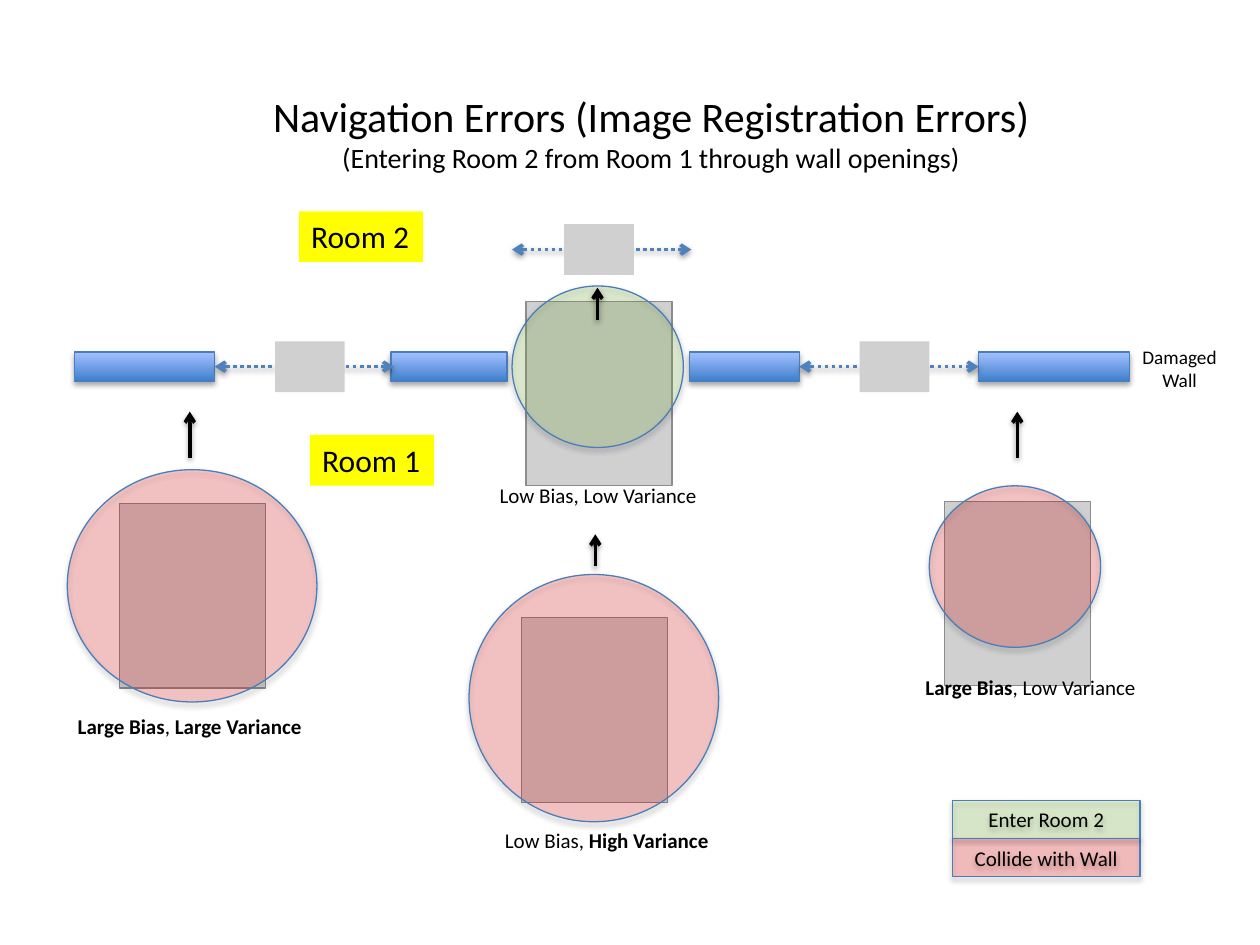
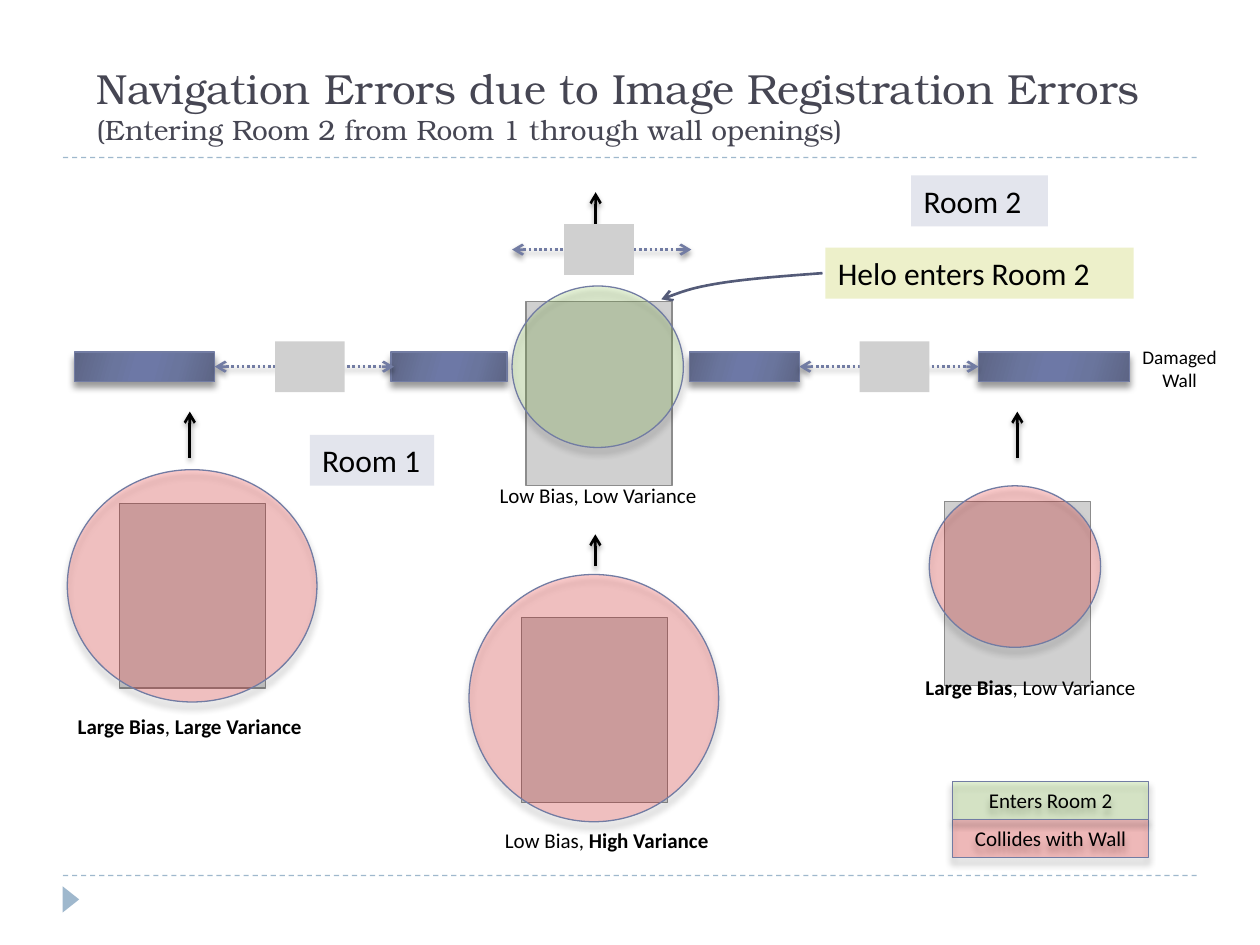
Before and after one commit to josh-gleason/CS679, a slide deck: slide 7 of Presentation/CS679Presentation2.pptx. Drawn at 1260x945 pixels with LibreOffice and Linux fonts; fonts in the diff are those of the drawing; grey boxes stand for pictures. Boxes give left, top, right and bottom in pixels: in the first picture for what was removed or moved away, otherwise in the second. Text is boxed around its words. In the diff, an @@ line names an element or a change of style, - is before the commit and + after.

```diff
--- a/Presentation/CS679Presentation2.pptx
+++ b/Presentation/CS679Presentation2.pptx
@@ title "Navigation Errors due to Image ..." at [97,74,1140,146]: vertical alignment middle to bottom @@
@@ title at [97,74,1140,146]: text changed; size 16 to 24 pt; font Calibri to TeX Gyre Bonum; text colour #000000 to #464653 @@
-Navigation Errors (Image Registration Errors)
-(Entering Room 2 from Room 1 through wall openings)
+Navigation Errors due to Image Registration Errors
+(Entering Room 2 from Room 1 through wall openings)
@@ line added from (63, 158) to (1197, 158), #9FB8CD 0.75 pt dashed @@
@@ rectangle "Room 2" at [911,175,1048,226]: fill #FFFF00 to #E3E5ED @@
@@ rectangle "Room 2": place and size @@
-rectangle "Room 2" at [299,212,423,262]
+rectangle "Room 2" at [911,175,1048,226]
@@ arrow moved from (597, 320) - (597, 287) to (596, 224) - (596, 193) @@
@@ arrow (596, 224) - (596, 193): stroke #000000 2 pt to #000000 1.5 pt @@
@@ double arrow (512, 249) - (692, 249): stroke #4F81BD 2 pt dashed to #727CA3 1.5 pt dashed @@
@@ rectangle added at [825,248,1134,299], fill #EDF0CA, 18 pt, text #000000 @@
+Helo enters Room 2
@@ freeform shape added at [662,273,823,300], outline #545C79 1.5 pt @@
@@ fill gradient #3F80CE to #A4C4FF to gradient #5D6585 to #6B759E to #6E79A7; outline #4B7EBC 0.75 pt to #727CA3 0.75 pt; shadow changed in 4 elements at [391,352,507,381], [689,352,799,381], [979,352,1130,381], [74,352,214,381] @@
@@ double arrow (214, 367) - (394, 367): stroke #4F81BD 2 pt dashed to #727CA3 1.5 pt dashed @@
@@ double arrow (799, 367) - (979, 367): stroke #4F81BD 2 pt dashed to #727CA3 1.5 pt dashed @@
@@ arrow (190, 457) - (190, 412): stroke #000000 2 pt to #000000 1.5 pt @@
@@ arrow (1017, 457) - (1017, 412): stroke #000000 2 pt to #000000 1.5 pt @@
@@ rectangle "Room 1" at [310,435,435,485]: fill #FFFF00 to #E3E5ED @@
@@ outline #4B7EBC 0.75 pt to #727CA3 0.75 pt; shadow changed in 6 elements at [953,781,1149,819], [953,819,1149,857], [512,286,683,447], [930,486,1101,648], [469,575,718,822], [67,470,316,702] @@
@@ arrow (596, 566) - (596, 534): stroke #000000 2 pt to #000000 1.5 pt @@
@@ rectangle "Enters Room 2": place and size @@
-rectangle "Enters Room 2" at [953,800,1140,838]
+rectangle "Enters Room 2" at [953,781,1149,819]
@@ text in rectangle at [989,794,1113,808]: text changed @@
-Enter Room 2
+Enters Room 2
@@ rectangle "Collides with Wall": place and size @@
-rectangle "Collides with Wall" at [953,839,1140,877]
+rectangle "Collides with Wall" at [953,819,1149,857]
@@ text in rectangle at [975,831,1126,846]: text changed @@
-Collide with Wall
+Collides with Wall
@@ line added from (63, 876) to (1197, 876), #9FB8CD 0.75 pt dashed @@
@@ triangle added at [63,886,79,912], fill #9FB8CD @@
```
Also in this commit, not shown: 12 other slides changed, 1 slide added, 1 slide removed.
